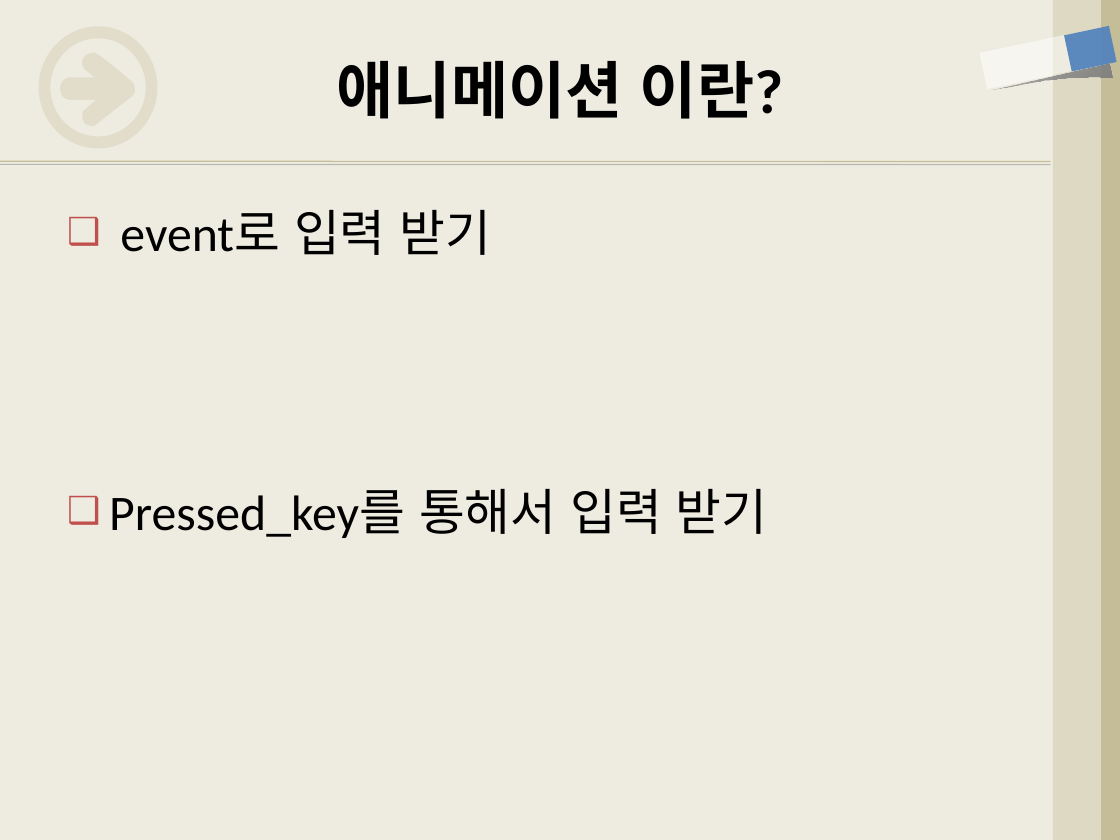
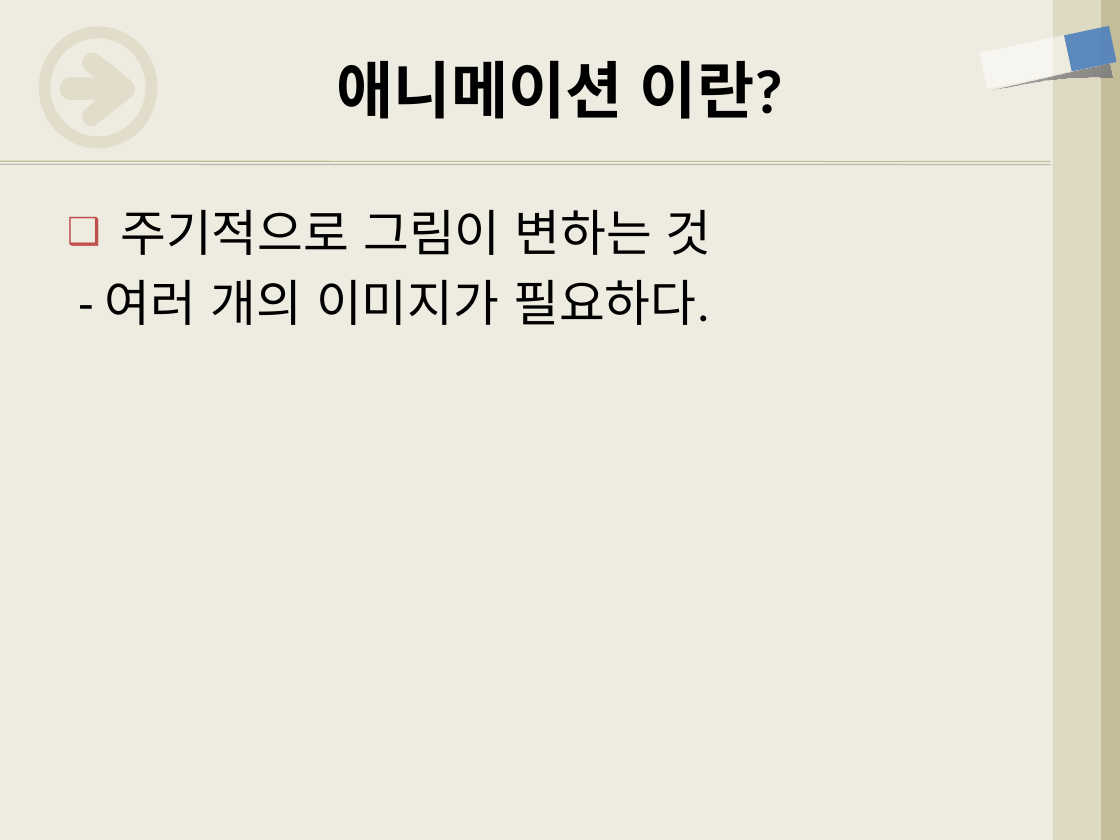
Before and after one commit to freshmea/weizman_python_class, a slide deck: slide 3 of textbook/파이썬5-4교시.pptx. Drawn at 1120x840 pixels with LibreOffice and Linux fonts; fonts in the diff are those of the drawing. Boxes give left, top, right and bottom in pixels: in the first picture for what was removed or moved away, otherwise in the second. Text is boxed around its words. In the diff, an @@ line names an element or a change of style, - is before the commit and + after.

```diff
--- a/textbook/파이썬5-4교시.pptx
+++ b/textbook/파이썬5-4교시.pptx
@@ text at <box>105,210,712,325</box>: text changed @@
-❑ event로 입력 받기
-❑ Pressed_key를 통해서 입력 받기
+❑ 주기적으로 그림이 변하는 것
+- 여러 개의 이미지가 필요하다.
```
Also in this commit, not shown: 2 other files.
